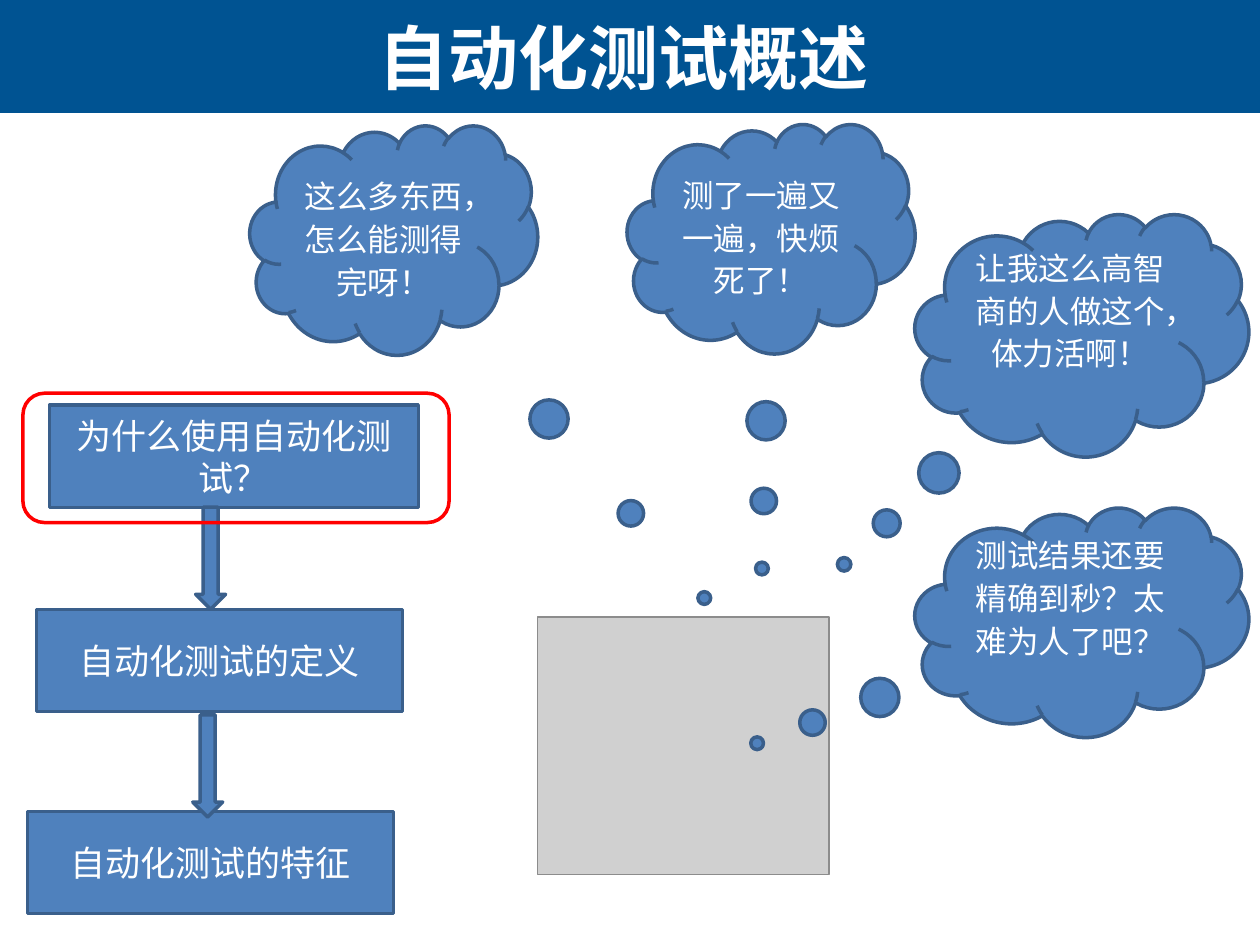
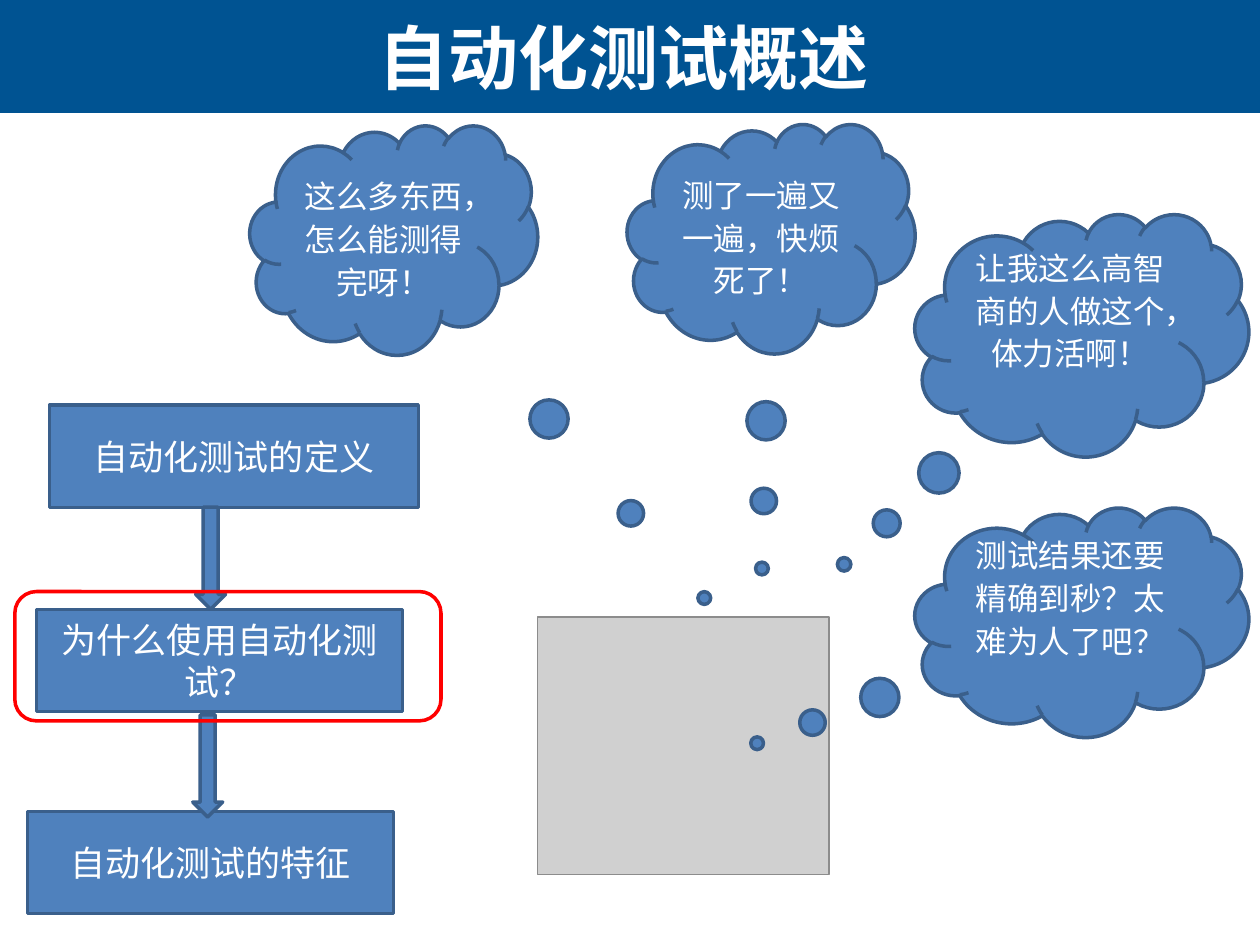
Before and after one commit to edu2act/course-uft, a slide deck: slide 5 of PPT/01 Base of Autotest.pptx. Drawn at 1260x945 pixels with LibreOffice and Linux fonts; fonts in the diff are those of the drawing; grey boxes stand for pictures. Boxes give left, top, right and bottom in pixels: in the first picture for what was removed or moved away, otherwise in the second. Text is boxed around its words. In the diff, an @@ line names an element or a change of style, - is before the commit and + after.

Commit message:
调整

```diff
--- a/PPT/01 Base of Autotest.pptx
+++ b/PPT/01 Base of Autotest.pptx
@@ text in rectangle at (94,440,374,473): text changed @@
-为什么使用自动化测试？
+自动化测试的定义
@@ rounded rectangle: place and size @@
-rounded rectangle at (23,393,449,523)
+rounded rectangle at (15,591,441,721)
@@ text in rectangle at (62,623,377,698): text changed @@
-自动化测试的定义
+为什么使用自动化测试？
```
